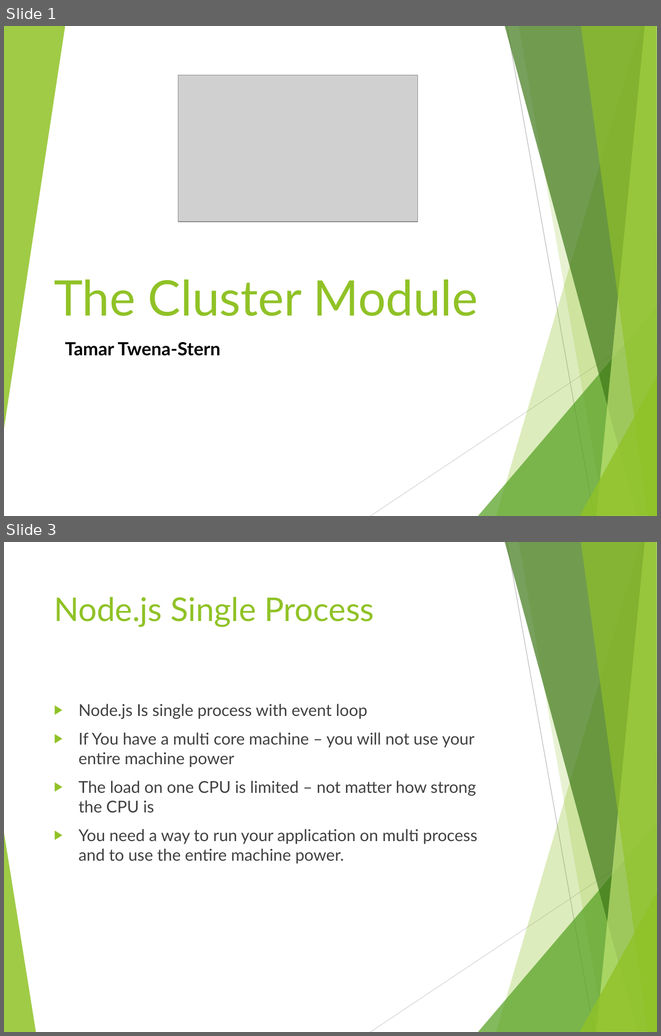
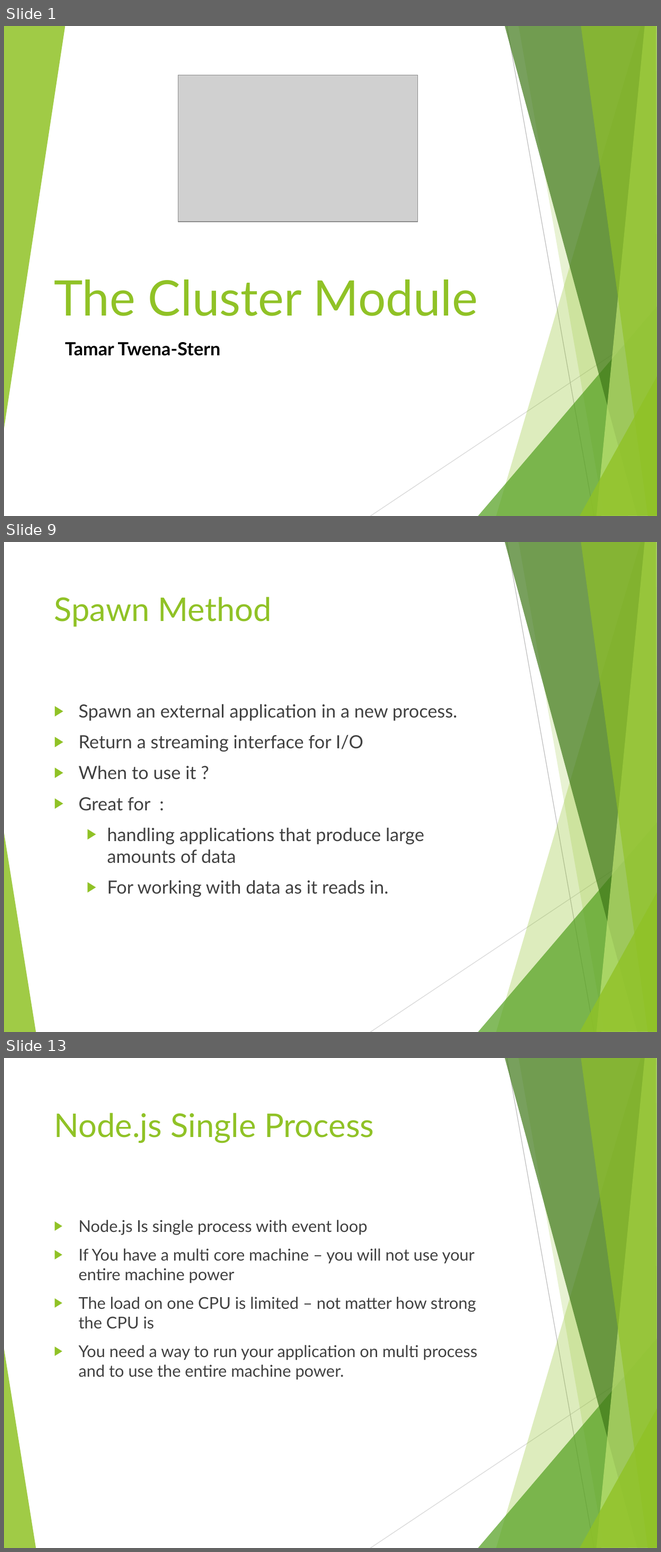
Before and after one commit to tamarstern/MyNodeJSCourse, a slide deck: child_process_and_cluster_module/child_process_and_cluster_module.pptx. Shown one above the other, each under a label of ours: slides 1 and 3 before the commit, slides 1, 9 and 13 after it; the slides between them are not shown. The pictures are 661x1036 and 661x1552 pixels, drawn with LibreOffice and Linux fonts; fonts in the diff are those of the drawing; grey boxes stand for pictures. Boxes give left, top, right and bottom in pixels: in the first picture for what was removed or moved away, otherwise in the second. Text is boxed around its words. In the diff, an @@ line names an element or a change of style, - is before the commit and + after.

```diff
--- a/child_process_and_cluster_module/child_process_and_cluster_module.pptx
+++ b/child_process_and_cluster_module/child_process_and_cluster_module.pptx
@@ slide 9 added at (4, 542, 657, 1032), background #FFFFFF; not listed: 10 template elements that a slide beside it also shows @@
@@ title added at (54, 597, 272, 627), 36 pt, text #90C226 @@
+Spawn Method
@@ text added at (79, 704, 457, 897), 20 pt, text #404040 @@
+▶ Spawn an external application in a new process.
+▶ Return a streaming interface for I/O
+▶ When to use it ?
+▶ Great for :
+  ▶ handling applications that produce large amounts of data
+  ▶ For working with data as it reads in.
@@ what was slide 3 is now slide 13 @@
```
Also in this commit, not shown: 10 other slides added, 1 slide removed, 21 other files.
